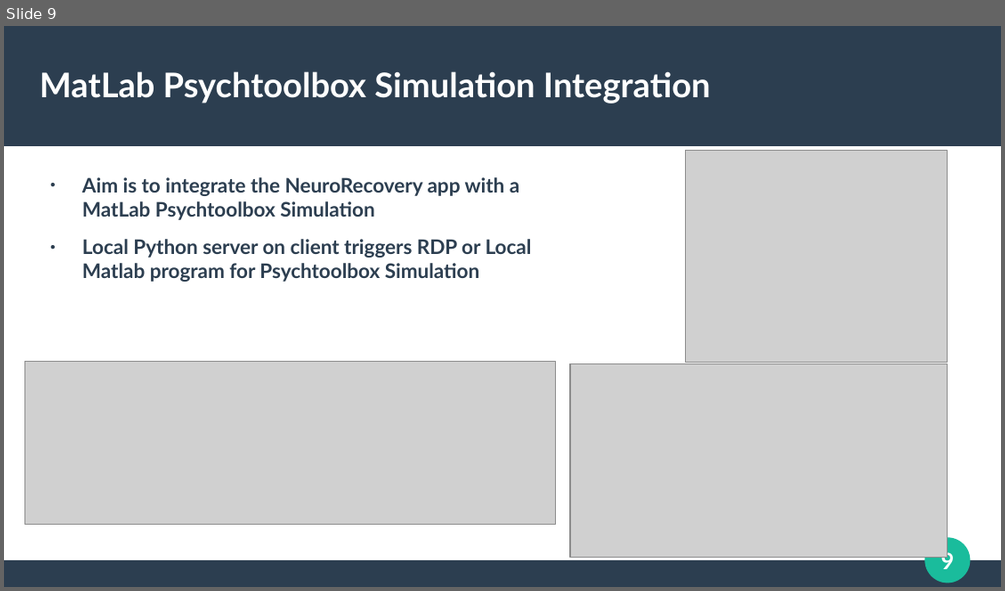
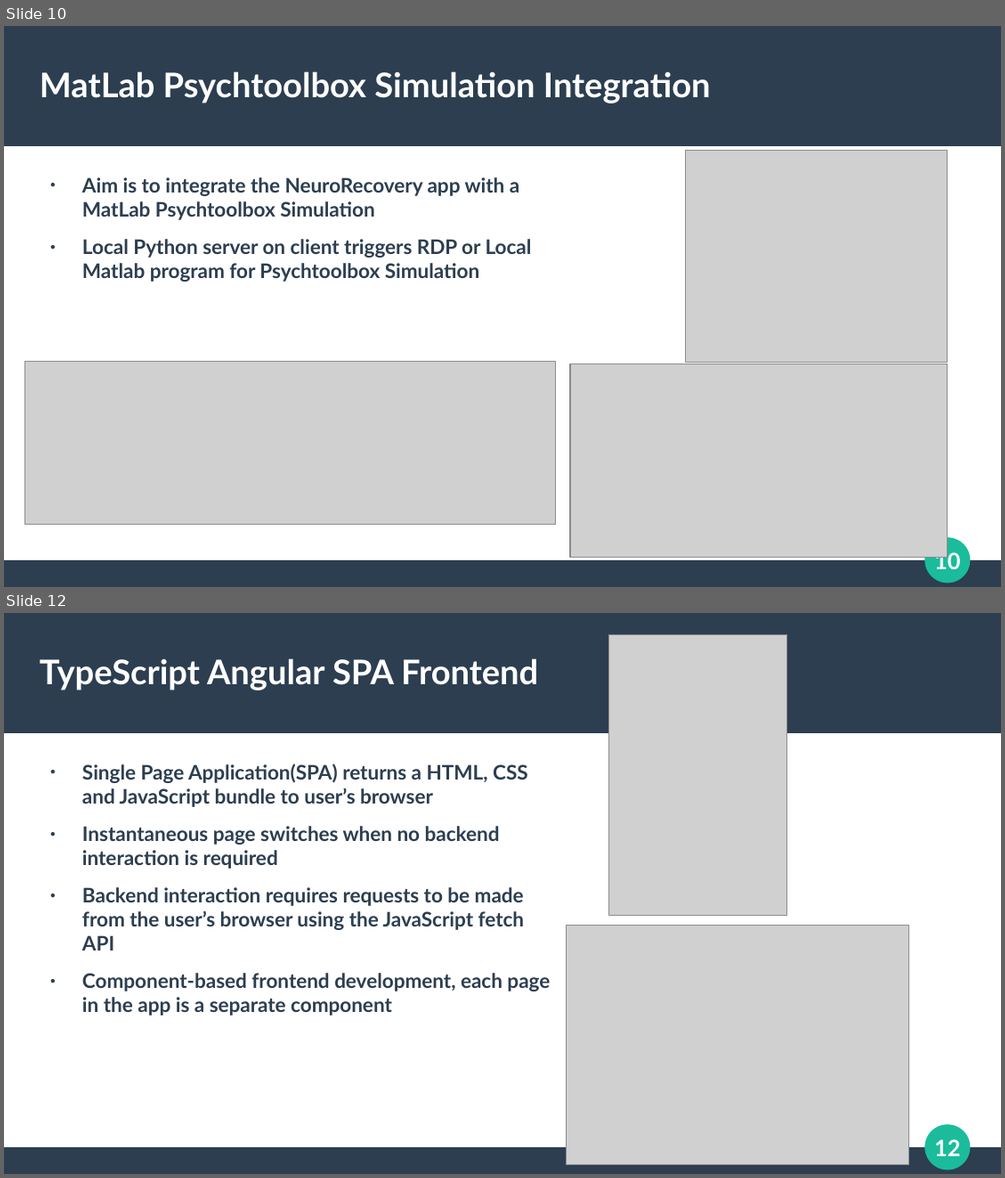
Before and after one commit to mark-ruddy/neurorecovery, a slide deck: report/neurorecovery_final_presentation.pptx. Shown one above the other, each under a label of ours: slide 9 before the commit, slides 10 and 12 after it; the slides between them are not shown. The pictures are 1005x591 and 1005x1178 pixels, drawn with LibreOffice and Linux fonts; fonts in the diff are those of the drawing; grey boxes stand for pictures. Boxes give left, top, right and bottom in pixels: in the first picture for what was removed or moved away, otherwise in the second. Text is boxed around its words. In the diff, an @@ line names an element or a change of style, - is before the commit and + after.

```diff
--- a/report/neurorecovery_final_presentation.pptx
+++ b/report/neurorecovery_final_presentation.pptx
@@ slide 12 added at <box>4,613,1001,1174</box>, background #FFFFFF; not listed: 4 template elements that a slide beside it also shows @@
@@ picture added at <box>609,634,787,916</box> @@
@@ title added at <box>40,658,538,690</box>, 27 pt, text #FFFFFF, bold @@
+TypeScript Angular SPA Frontend
@@ text added at <box>82,763,550,1015</box>, 16 pt, text #2C3E50, bold @@
+● Single Page Application(SPA) returns a HTML, CSS and JavaScript bundle to user’s browser
+● Instantaneous page switches when no backend interaction is required
+● Backend interaction requires requests to be made from the user’s browser using the JavaScript fetch API
+● Component-based frontend development, each page in the app is a separate component
@@ picture added at <box>566,925,908,1165</box> @@
@@ what was slide 9 is now slide 10 @@
@@ page number at <box>934,549,960,569</box>: text changed @@
-9
+10
```
Also in this commit, not shown: 3 slides changed, 5 other slides added, 1 slide removed, 2 other files.
